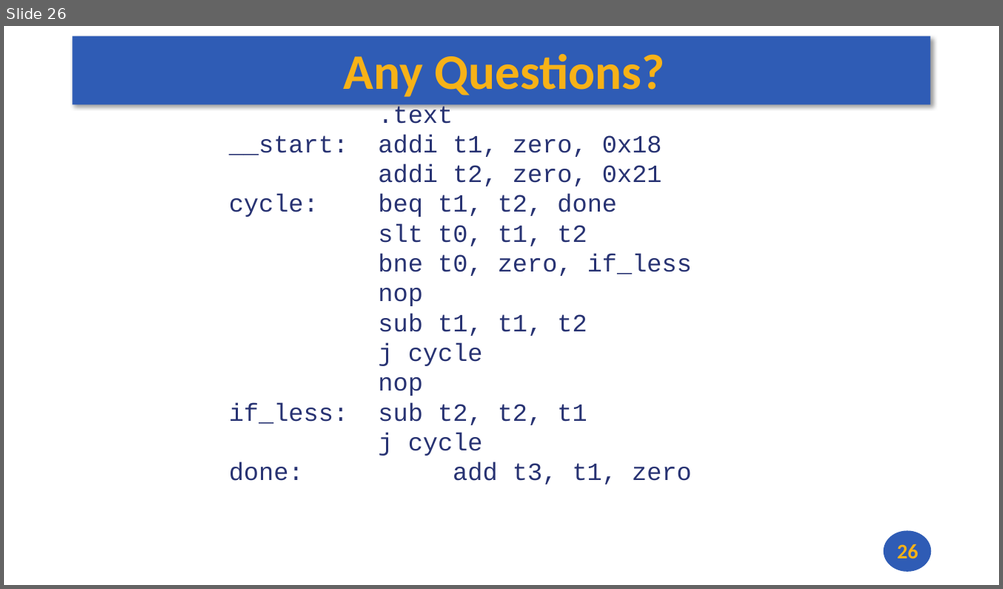
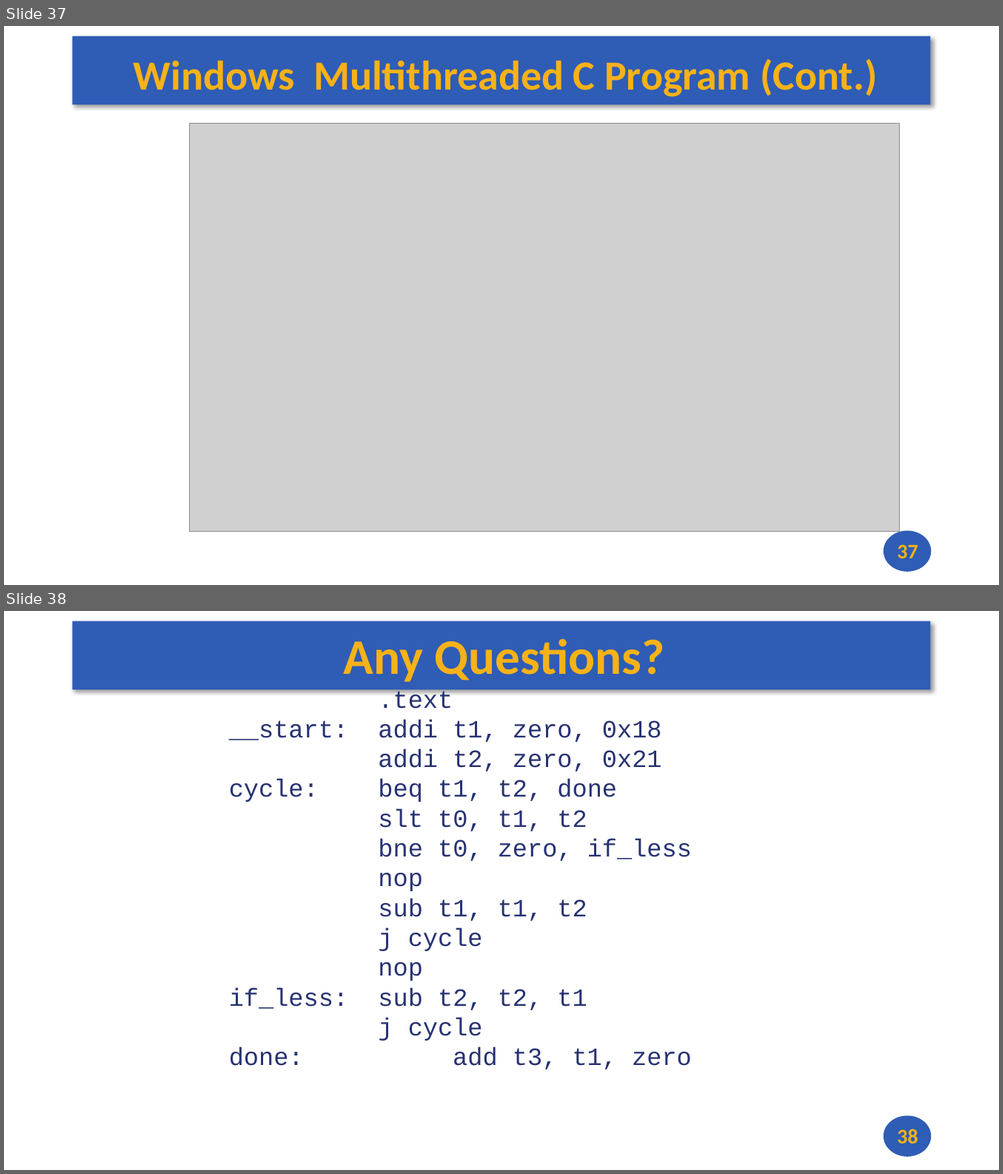
Before and after one commit to andrewt0301/hse-acos-course, a slide deck: docs/part2os/06_Processes/OS_Lecture_06.pptx. Shown one above the other, each under a label of ours: slide 26 before the commit, slides 37 and 38 after it. The pictures are 1003x589 and 1003x1174 pixels, drawn with LibreOffice and Linux fonts; fonts in the diff are those of the drawing; grey boxes stand for pictures. Boxes give left, top, right and bottom in pixels: in the first picture for what was removed or moved away, otherwise in the second. Text is boxed around its words. In the diff, an @@ line names an element or a change of style, - is before the commit and + after.

```diff
--- a/docs/part2os/06_Processes/OS_Lecture_06.pptx
+++ b/docs/part2os/06_Processes/OS_Lecture_06.pptx
@@ slide 37 added at (x1=4, y1=26, x2=999, y2=585), background #FFFFFF; not listed: 2 template elements that a slide beside it also shows @@
@@ title added at (x1=134, y1=59, x2=876, y2=97), 40 pt, text #F7B217, bold @@
+Windows Multithreaded C Program (Cont.)
@@ picture added at (x1=189, y1=124, x2=899, y2=533) @@
@@ page number added at (x1=896, y1=545, x2=917, y2=559), 20 pt, text #F7B217, bold @@
+37
@@ what was slide 26 is now slide 38 @@
@@ page number at (x1=896, y1=1129, x2=917, y2=1144): text changed @@
-26
+38
```
Also in this commit, not shown: 12 other slides added, 1 slide removed, 1 other file.
